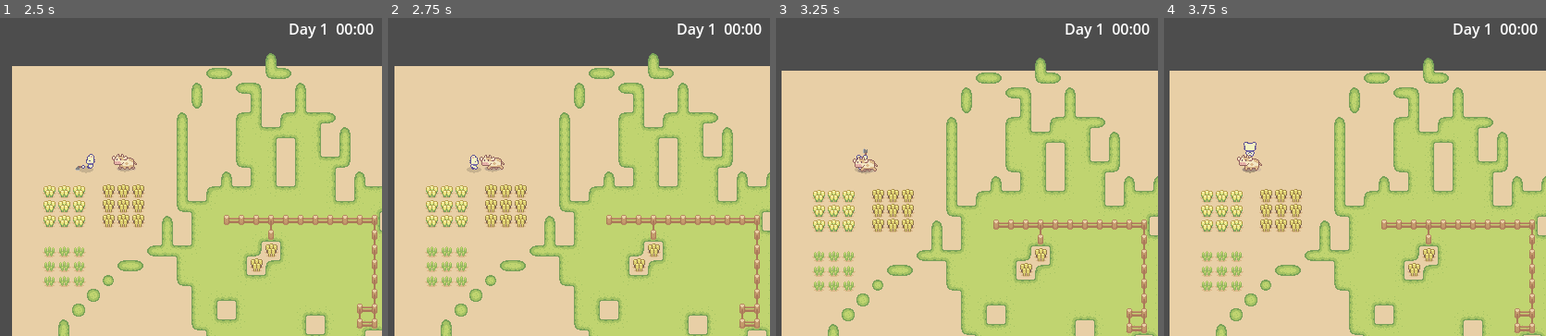
Above: before the commit, frames 1-4 (left to right).
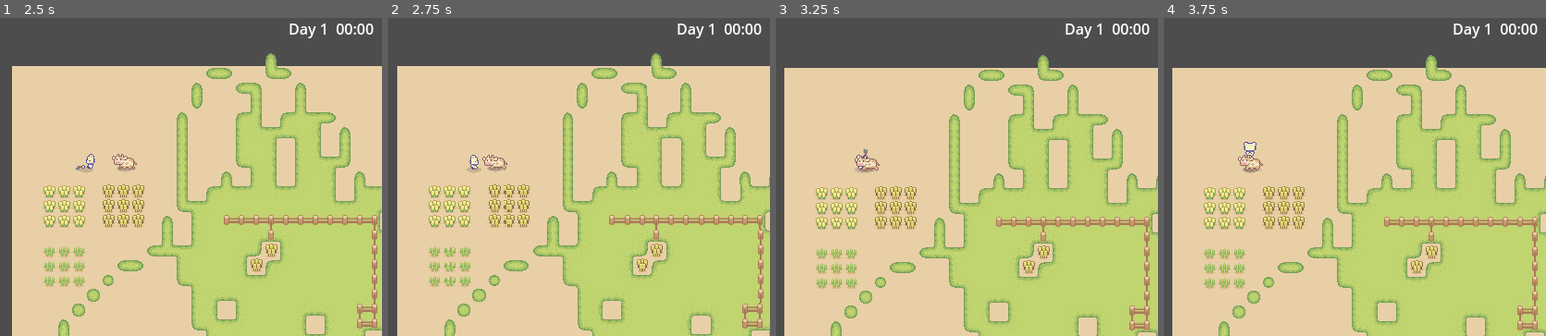
Above: after the commit, the same moments.

Repository: Maaack/Only-Harvest
Game: Godot game, scene res://Scenes/MainGameUI/MainGameUI.tscn
Same seed, same stepped clock (60 frames per second), same inputs: the game is played once before the commit and once after it.
Inputs:
- Up to frame 1 (2.5 s): hold D (move_right) 0.53-1.28 s; hold E (action) 0.53-1.28 s; tap Space (jump) at 0.77, 1.52 s; hold S (move_down) 1.28-2.03 s; tap E (action) at 1.35 s; hold D (move_right) from 2.03 s (still down); hold E (action) from 2.03 s (still down)
- Up to frame 2 (2.75 s): keep holding D (move_right); keep holding E (action)
- Up to frame 3 (3.25 s): release D (move_right) at 2.78 s; release E (action) at 2.78 s; hold W (move_up) from 2.78 s (still down); tap E (action) at 2.85 s; tap Space (jump) at 3.02 s
- Up to frame 4 (3.75 s): release W (move_up) at 3.53 s; hold A (move_left) from 3.53 s (still down); hold E (action) from 3.53 s (still down)

Frame 1 is identical in both runs. In frame 2, 13% of the frame differs, in the area x 1-100%, y 11-100%; in frame 3, 17%; in frame 4, 17%.

Commit message:
Fix actions and jumps changing directions.

Diff:
--- a/Scenes/PlayerCharacter/PlayerCharacter.gd
+++ b/Scenes/PlayerCharacter/PlayerCharacter.gd
@@ -58,6 +58,7 @@
 func finish_jump():
 	set_collision_layer_value(1, true)
 	set_collision_mask_value(1, true)
+	await(get_tree().create_timer(0.05).timeout)
 	is_jumping = false
 	jump_input_flag = false
 
@@ -66,6 +67,7 @@
 	is_acting = true
 
 func finish_action():
+	await(get_tree().create_timer(0.05).timeout)
 	is_acting = false
 	action_input_flag = false
 
